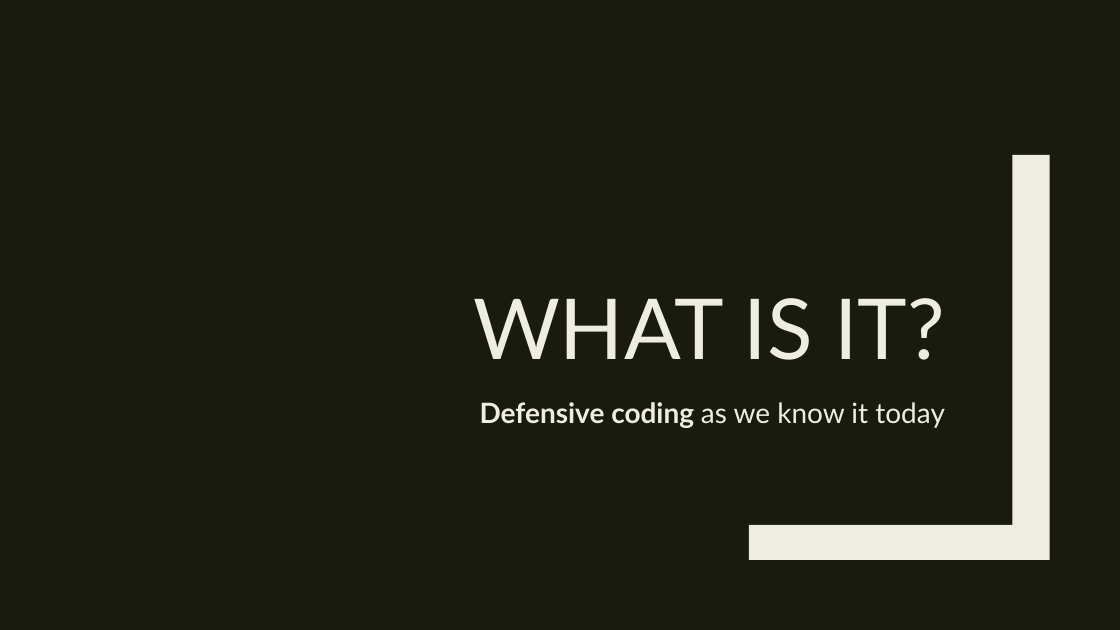
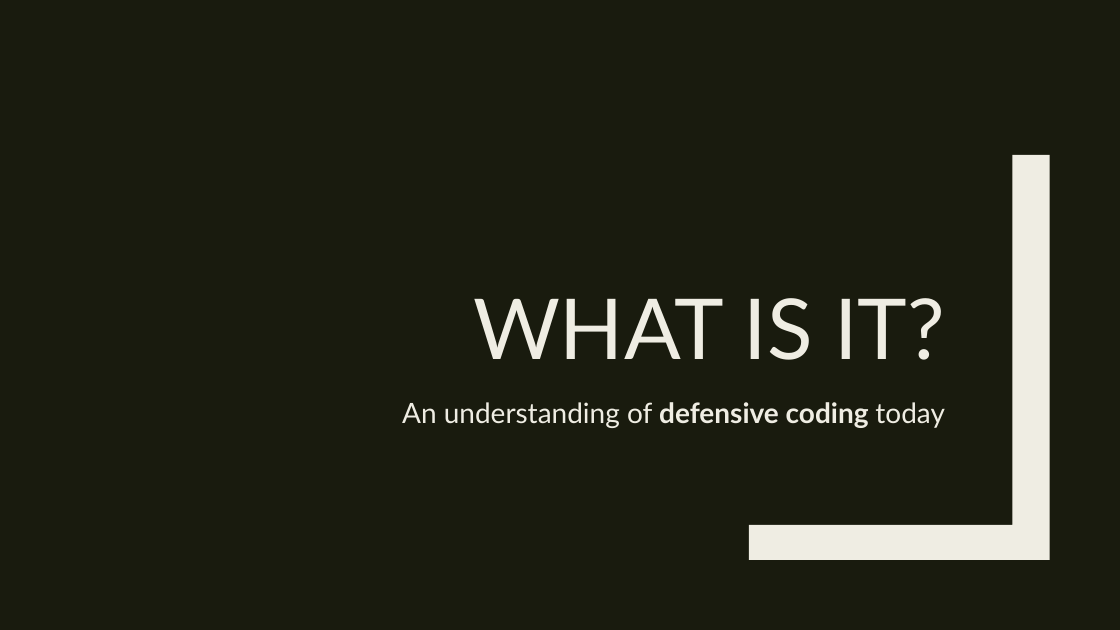
Before and after one commit to RadicalCaitlin/DefensiveCode, a slide deck: slide 7 of presentation-assets/Defensive Coding Slides.pptx. Drawn at 1120x630 pixels with LibreOffice and Linux fonts; fonts in the diff are those of the drawing. Boxes give left, top, right and bottom in pixels: in the first picture for what was removed or moved away, otherwise in the second. Text is boxed around its words. In the diff, an @@ line names an element or a change of style, - is before the commit and + after.

```diff
--- a/presentation-assets/Defensive Coding Slides.pptx
+++ b/presentation-assets/Defensive Coding Slides.pptx
@@ text at <box>402,402,945,428</box>: text changed; bold off @@
-Defensive coding as we know it today
+An understanding of defensive coding today
```
Also in this commit, not shown: 2 other slides changed, 3 slides added.
